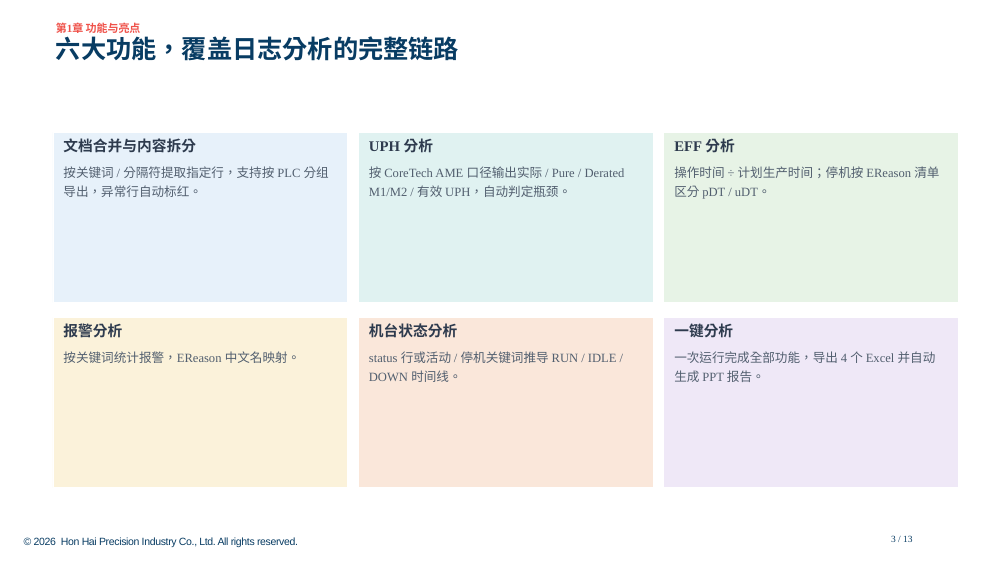
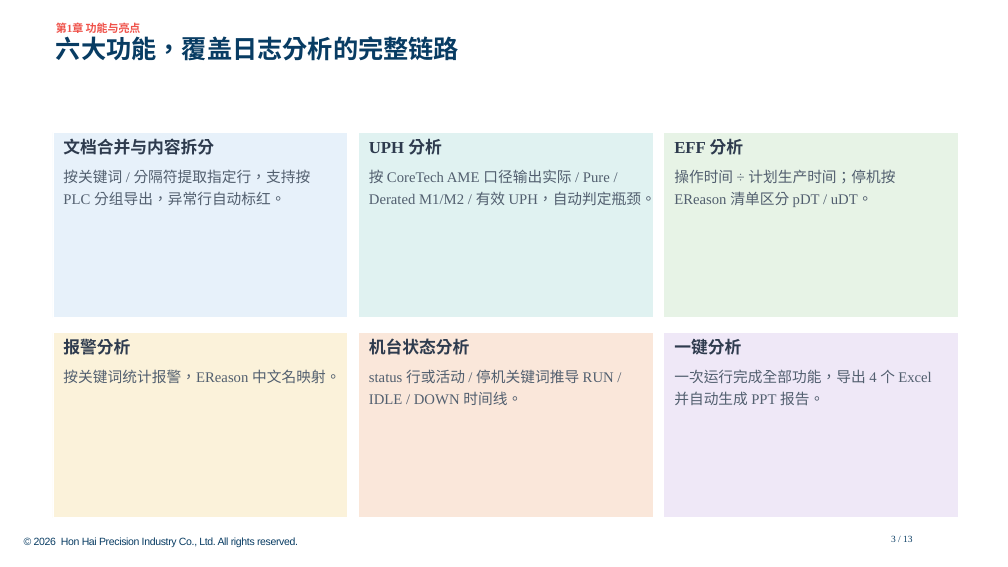
Before and after one commit to Longtianhong88888/MC_LogAnalysis, a slide deck: slide 3 of docs/usage_deck/final/机台log分析使用说明.pptx. Drawn at 1008x567 pixels with LibreOffice and Linux fonts; fonts in the diff are those of the drawing; background and template pictures are left out. Boxes give left, top, right and bottom in pixels: in the first picture for what was removed or moved away, otherwise in the second. Text is boxed around its words. In the diff, an @@ line names an element or a change of style, - is before the commit and + after.

Commit message:
docs: 使用说明PPT按内容饱满度加大字号
- 卡片页：标题14→16、正文12→14、卡片加高(2.45→2.9)，内容填充度85%
- 流程页：节点加高、字号16/14，新增操作小贴士卡，填充度25%→55%
- 公式页：公式14→16、说明12→14，右侧补换盘分摊真实示例卡(填充度7%→39%)
- EFF页卡片加高+下方补充pDT/uDT说明(47%→55%)；甘特/界面页字号同步加大
- 三质量门通过(仅封面54pt模板字号例外)，final已更新

```diff
--- a/docs/usage_deck/final/机台log分析使用说明.pptx
+++ b/docs/usage_deck/final/机台log分析使用说明.pptx
@@ rectangle "文档合并与内容拆分": place and size @@
-rectangle "文档合并与内容拆分" at (53,132,348,302)
+rectangle "文档合并与内容拆分" at (53,132,348,318)
@@ rectangle "文档合并与内容拆分" at (53,132,348,318): size 14 to 16 pt in "文档合并与内容拆分"; size 12 to 14 pt in "按关键词 / 分隔符提取指定行，支持按 PLC 分组导出，异常行自动标红。" @@
@@ rectangle "UPH 分析": place and size @@
-rectangle "UPH 分析" at (358,132,653,302)
+rectangle "UPH 分析" at (358,132,653,318)
@@ rectangle "UPH 分析" at (358,132,653,318): size 14 to 16 pt in "UPH 分析"; size 12 to 14 pt @@
@@ rectangle "EFF 分析": place and size @@
-rectangle "EFF 分析" at (664,132,959,302)
+rectangle "EFF 分析" at (664,132,959,318)
@@ rectangle "EFF 分析" at (664,132,959,318): size 14 to 16 pt in "EFF 分析"; size 12 to 14 pt in "操作时间 ÷ 计划生产时间；停机按 EReason 清单区分 pDT / ..." @@
@@ rectangle "报警分析": place and size @@
-rectangle "报警分析" at (53,318,348,488)
+rectangle "报警分析" at (53,333,348,518)
@@ rectangle "报警分析" at (53,333,348,518): size 14 to 16 pt in "报警分析"; size 12 to 14 pt in "按关键词统计报警，EReason 中文名映射。" @@
@@ rectangle "机台状态分析": place and size @@
-rectangle "机台状态分析" at (358,318,653,488)
+rectangle "机台状态分析" at (358,333,653,518)
@@ rectangle "机台状态分析" at (358,333,653,518): size 14 to 16 pt in "机台状态分析"; size 12 to 14 pt in "status 行或活动 / 停机关键词推导 RUN / IDLE ..." @@
@@ rectangle "一键分析": place and size @@
-rectangle "一键分析" at (664,318,959,488)
+rectangle "一键分析" at (664,333,959,518)
@@ rectangle "一键分析" at (664,333,959,518): size 14 to 16 pt in "一键分析"; size 12 to 14 pt in "一次运行完成全部功能，导出 4 个 Excel 并自动生成 PPT 报告。" @@
```
Also in this commit, not shown: 7 other slides changed, 22 other files.
